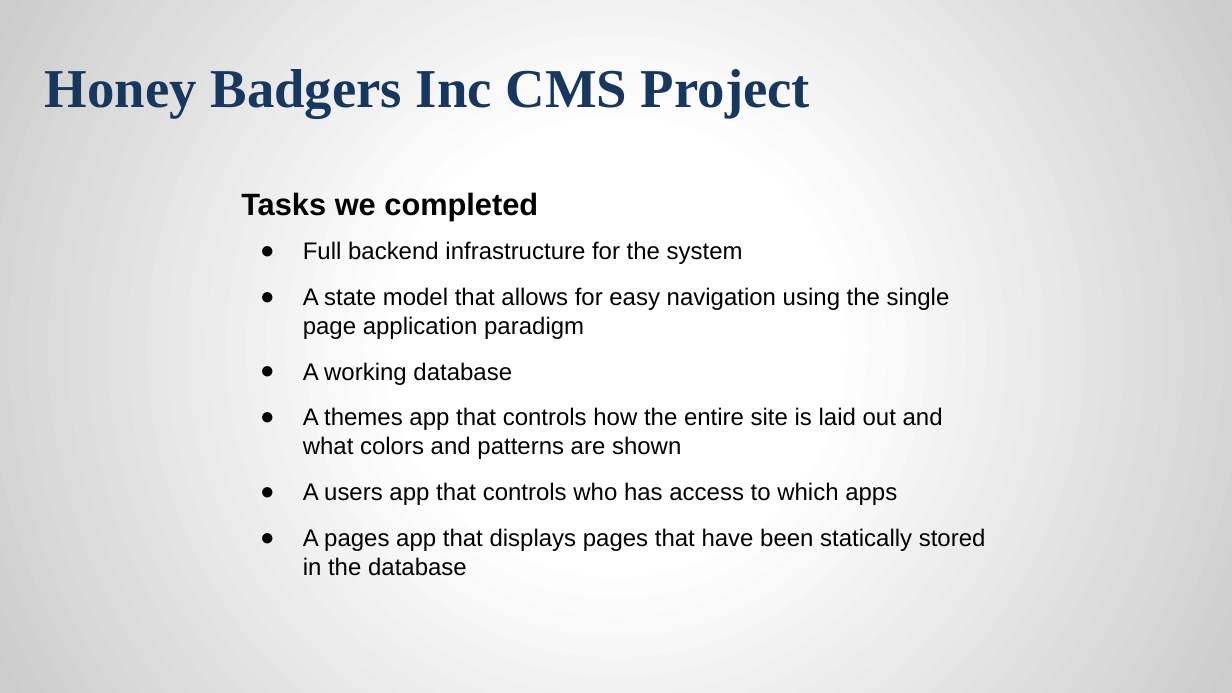
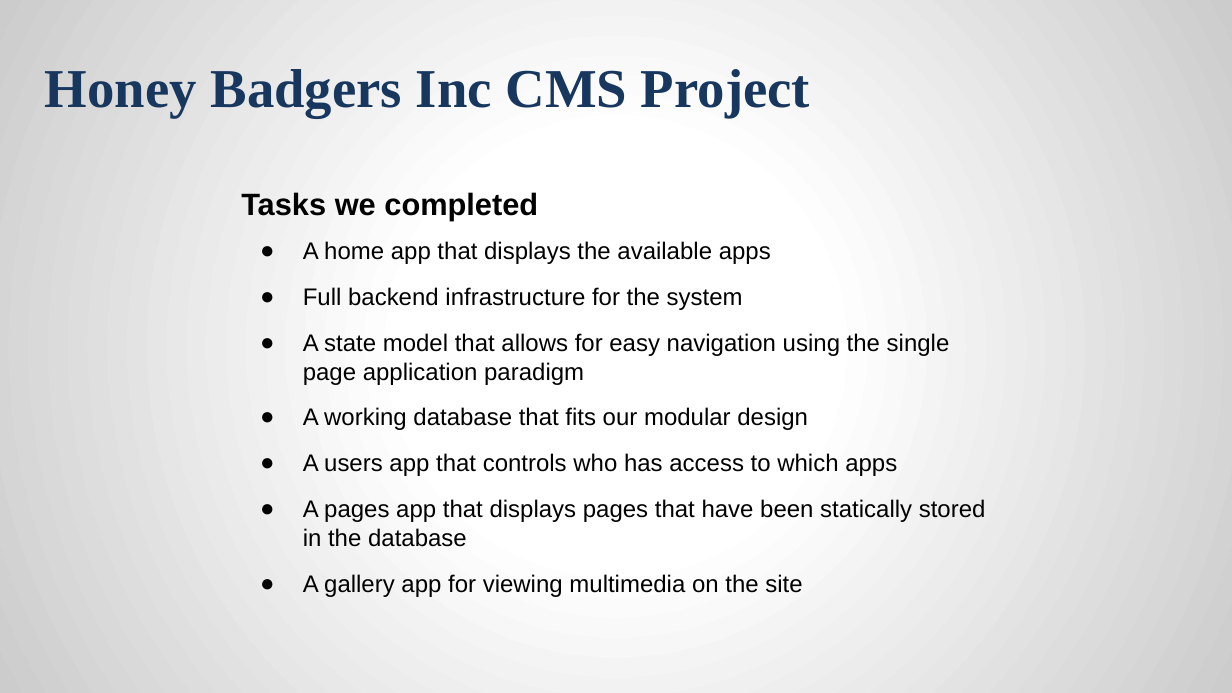
Before and after one commit to jcriquet/FantomCMS, a slide deck: slide 5 of doc/HoneyBadgersFinalPresentation.pptx. Drawn at 1232x693 pixels with LibreOffice and Linux fonts; fonts in the diff are those of the drawing; background and template pictures are left out. Boxes give left, top, right and bottom in pixels: in the first picture for what was removed or moved away, otherwise in the second. Text is boxed around its words. In the diff, an @@ line names an element or a change of style, - is before the commit and + after.

```diff
--- a/doc/HoneyBadgersFinalPresentation.pptx
+++ b/doc/HoneyBadgersFinalPresentation.pptx
@@ text at [303, 241, 771, 264]: paragraph added @@
+● A home app that displays the available apps
@@ text at [303, 407, 808, 430]: text changed @@
-● A working database
-● A themes app that controls how the entire site is laid out and what colors and patterns are shown
+● A working database that fits our modular design
@@ text at [303, 574, 802, 597]: paragraph added @@
+● A gallery app for viewing multimedia on the site
```
Also in this commit, not shown: 6 other slides changed, 4 slides added, 3 slides removed, 1 other file.
